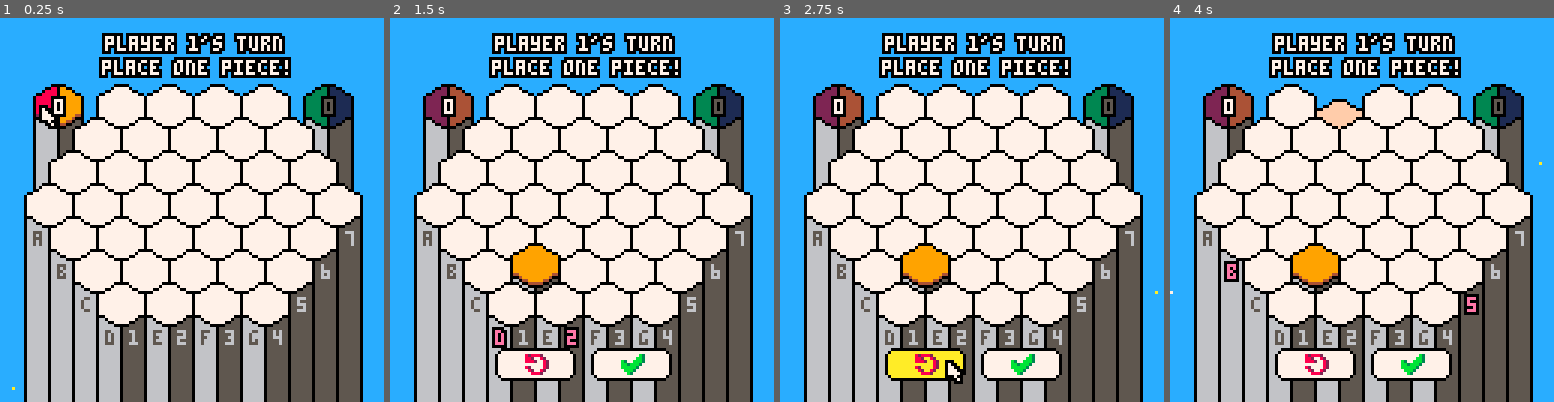
Above: before the commit, frames 1-4 (left to right).
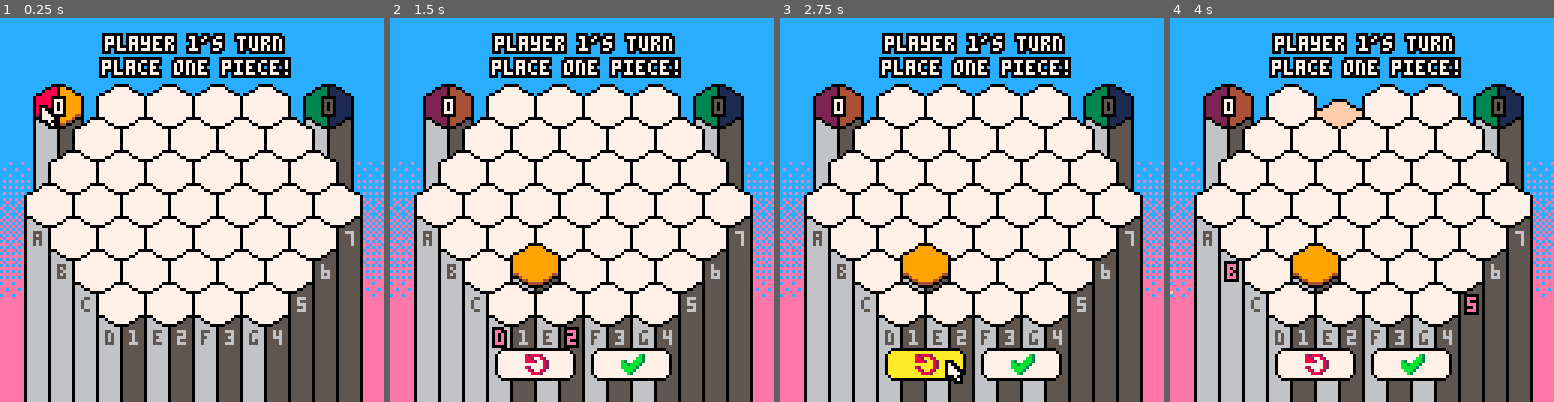
Above: after the commit, the same moments.

Repository: austin-m2/PICO-8-Carts
Game: PICO-8 cartridge bloom.p8
The game is run twice, just before and just after one commit, with the same random seed, the same clock (stepped at 60 frames per second) and the same inputs.
Inputs (mouse positions are in pixels of both pictures, inside the frame that each line leads up to):
- Up to frame 1 (0.25 s): no input
- Up to frame 2 (1.5 s): tap O (Z key) at 0.33, 0.7, 1.43 s; click (459, 121) at 0.67 s; tap X (X key) at 1.07 s; click (520, 267) at 1.22 s
- Up to frame 3 (2.75 s): click (975, 114) at 1.77 s; hold Left 1.97-2.37 s; tap X (X key) at 2.07, 2.4, 2.73 s; tap O (Z key) at 2.22 s; click (1037, 259) at 2.32 s; hold Down from 2.42 s (still down)
- Up to frame 4 (4 s): release Down at 2.82 s; click (1492, 106) at 2.87 s; hold Right 2.87-3.53 s; tap X (X key) at 3.07, 3.4, 3.73 s; tap O (Z key) at 3.1, 3.98 s; click (1254, 256) at 3.42 s; hold Up from 3.58 s (still down); click (1315, 102) at 3.97 s

The runs differ from the first frame. In frame 1, 5.4% of the frame differs, in the area x 0-100%, y 37-100%; in frame 2, 5.4%; in frame 3, 5.4%; in frame 4, 5.4%.

Commit message:
Update bloom.p8
Added psychedelic background and cleaned up a bit

Diff:
--- a/bloom.p8
+++ b/bloom.p8
@@ -214,7 +214,7 @@
 function _draw()
   screen_shake()
   --draw background
-	rectfill(0,0,127,127,12)
+  background_draw()
 
   draw_ps(particle_systems[1]) --draw starfield background
 
@@ -259,8 +259,115 @@
     end
   end
 
-  --print cpu usage
+  --print cpu
   --print(stat(1), 8, 8, 7)
+end
+
+function background_draw()
+  rectfill(0, 0, 127, 48, 12)
+  fillp(0b0001000001000000)
+  rectfill(0, 48, 127, 51, 0xec)
+
+  fillp(0b0001000001010000)
+  rectfill(0, 52, 127, 55, 0xec)
+
+  fillp(0b0001000001010000)
+  rectfill(0, 52, 127, 55, 0xec)
+
+  fillp(0b0101000001010000)
+  rectfill(0, 56, 127, 59, 0xec)
+
+  fillp(0b0101001001011000)
+  rectfill(0, 60, 127, 63, 0xec)
+
+  fillp(0b0101001001011010)
+  rectfill(0, 64, 127, 67, 0xec)
+
+  fillp(0b0101101001011010)
+  rectfill(0, 68, 127, 71, 0xec)
+
+  fillp(0b0101101101011110)
+  rectfill(0, 72, 127, 75, 0xec)
+
+  fillp(0b0101101101011111)
+  rectfill(0, 76, 127, 83, 0xec)
+
+  fillp(0b0101111101011111)
+  rectfill(0, 84, 127, 87, 0xec)
+
+  fillp(0b0111111111011111)
+  rectfill(0, 88, 127, 91, 0xec)
+
+  fillp(0b0111111111111111)
+  rectfill(0, 92, 127, 95, 0xec)
+
+  fillp()
+  rectfill(0, 96, 127, 127, 14)
+--[[
+  for y = 32, 127, 4 do
+    for x = 0, 10, 4 do
+        fillp(generate_random_fillp(flr(y / 4) - 32))
+        rectfill(x, y, x + 4, y + 4, 0xec)
+    end
+    for x = 118, 127, 4 do
+        fillp(generate_random_fillp(flr(y / 4) - 32))
+        rectfill(x, y, x + 4, y + 4, 0xec)
+    end
+  end
+]]
+--[[
+  fillp(generate_random_fillp(0))
+  rectfill(0, 119, 127, 127, 0xce)
+
+  fillp(generate_random_fillp(1))
+  rectfill(0, 111, 127, 119, 0xce)
+
+  fillp(generate_random_fillp(2))
+  rectfill(0, 103, 127, 111, 0xce)
+
+  fillp(generate_random_fillp(3))
+  rectfill(0, 95, 127, 103, 0xce)
+
+  fillp(generate_random_fillp(4))
+  rectfill(0, 87, 127, 95, 0xce)
+
+  fillp(generate_random_fillp(5))
+  rectfill(0, 79, 127, 87, 0xce)
+
+  fillp(generate_random_fillp(6))
+  rectfill(0, 71, 127, 79, 0xce)
+
+  fillp(generate_random_fillp(7))
+  rectfill(0, 63, 127, 71, 0xce)
+
+  fillp(generate_random_fillp(8))
+  rectfill(0, 55, 127, 63, 0xce)
+
+  fillp(generate_random_fillp(9))
+  rectfill(0, 47, 127, 55, 0xce)
+
+  fillp(generate_random_fillp(10))
+  rectfill(0, 39, 127, 47, 0xce)
+
+  fillp(generate_random_fillp(11))
+  rectfill(0, 31, 127, 39, 0xce)
+
+  fillp(generate_random_fillp(12))
+  rectfill(0, 23, 127, 31, 0xce)
+
+  fillp(generate_random_fillp(13))
+  rectfill(0, 15, 127, 23, 0xce)
+
+  fillp(generate_random_fillp(14))
+  rectfill(0, 7, 127, 15, 0xce)
+
+  fillp(generate_random_fillp(15))
+  rectfill(0, 0, 127, 7, 0xce)
+]]
+
+  fillp()
+
+  --rectfill(0,0,127,127,12)
 end
 
 function mouse_init()
@@ -732,7 +839,7 @@
       for piece in all(bloom) do
         make_sparks_ps(cells[board_coords_to_index(piece[1], piece[2])].x + 9, cells[board_coords_to_index(piece[1], piece[2])].y + 10, board[piece[1]][piece[2]])
         board[piece[1]][piece[2]] = 0
-        cells[board_coords_to_index(piece[1], piece[2])].y = cell_coords[board_coords_to_index(piece[1], piece[2])][2] + 20
+        cells[board_coords_to_index(piece[1], piece[2])].y = cell_coords[board_coords_to_index(piece[1], piece[2])][2] + 200
         p1score += 1
         offset += .1
       end
@@ -793,7 +900,7 @@
       for piece in all(bloom) do
         make_sparks_ps(cells[board_coords_to_index(piece[1], piece[2])].x + 9, cells[board_coords_to_index(piece[1], piece[2])].y + 10, board[piece[1]][piece[2]])
         board[piece[1]][piece[2]] = 0
-        cells[board_coords_to_index(piece[1], piece[2])].y = cell_coords[board_coords_to_index(piece[1], piece[2])][2] + 20
+        cells[board_coords_to_index(piece[1], piece[2])].y = cell_coords[board_coords_to_index(piece[1], piece[2])][2] + 200
         p2score += 1
         offset += .1
       end
@@ -1348,6 +1455,34 @@
   return (b - a) * (-2^(-10 * t) + 1 ) + a
 end
 
+--num is the number of bits to flip
+function generate_random_fillp(num)
+  result = 0
+  a = 15 - num
+  for i = 0, 15 do
+    if (rnd(a) < 1) result += (2 ^ i)
+  end
+  return result
+
+--[[
+  arr = {}
+  choices = {0,1,2,3,4,5,6,7,8,9,10,11,12,13,14,15}
+
+  for i = 1, num do
+    choice = flr(rnd(#choices)) + 1
+    add(arr, 2 ^ choices[choice])
+    del(choices, choices[choice])
+  end
+
+  result = 0
+  for value in all(arr) do
+   result += value
+  end
+
+  return result
+]]
+end
+
 -- particle system library -----------------------------------
 -- todo: lots of this stuff could be stripped out!!
 particle_systems = {}
@@ -1495,40 +1630,6 @@
   p.vy += params.fy
 end
 
-function affect_forcezone(p, params)
-  if (p.x>=params.zoneminx and p.x<=params.zonemaxx and p.y>=params.zoneminy and p.y<=params.zonemaxy) then
-    p.vx += params.fx
-    p.vy += params.fy
-  end
-end
-
-function affect_stopzone(p, params)
-  if (p.x>=params.zoneminx and p.x<=params.zonemaxx and p.y>=params.zoneminy and p.y<=params.zonemaxy) then
-    p.vx = 0
-    p.vy = 0
-  end
-end
-
-function affect_bouncezone(p, params)
-  if (p.x>=params.zoneminx and p.x<=params.zonemaxx and p.y>=params.zoneminy and p.y<=params.zonemaxy) then
-    p.vx = -p.vx*params.damping
-    p.vy = -p.vy*params.damping
-  end
-end
-
-function affect_attract(p, params)
-  if (abs(p.x-params.x)+abs(p.y-params.y)<params.mradius) then
-    p.vx += (p.x-params.x)*params.strength
-    p.vy += (p.y-params.y)*params.strength
-  end
-end
-
-function affect_orbit(p, params)
-  params.phase += params.speed
-  p.x += sin(params.phase)*params.xstrength
-  p.y += cos(params.phase)*params.ystrength
-end
-
 function draw_ps_fillcirc(ps, params)
   for p in all(ps.particles) do
     c = flr(p.phase*count(params.colors))+1
@@ -1542,40 +1643,6 @@
     c = flr(p.phase*count(params.colors))+1
     pset(p.x,p.y,params.colors[c])
   end
-end
-
-function draw_ps_streak(ps, params)
-  for p in all(ps.particles) do
-    c = flr(p.phase*count(params.colors))+1
-    line(p.x,p.y,p.x-p.vx,p.y-p.vy,params.colors[c])
-  end
-end
-
-function draw_ps_animspr(ps, params)
-  params.currframe += params.speed
-  if (params.currframe>count(params.frames)) then
-    params.currframe = 1
-  end
-  for p in all(ps.particles) do
-    pal(7,params.colors[flr(p.endsize)])
-    spr(params.frames[flr(params.currframe+p.startsize)%count(params.frames)],p.x,p.y)
-  end
-  pal()
-end
-
-function draw_ps_agespr(ps, params)
-  for p in all(ps.particles) do
-    local f = flr(p.phase*count(params.frames))+1
-    spr(params.frames[f],p.x,p.y)
-  end
-end
-
-function draw_ps_rndspr(ps, params)
-  for p in all(ps.particles) do
-    pal(7,params.colors[flr(p.endsize)])
-    spr(params.frames[flr(p.startsize)],p.x,p.y)
-  end
-  pal()
 end
 
 function make_sparks_ps(ex,ey, col)
@@ -1631,49 +1698,11 @@
    add(ps.drawfuncs,
        {
            drawfunc = draw_ps_pixel,
-           params = { colors = {10,7,10,7,10,10,7,10,7,10,10,7,10,10} }
+           params = { colors = {14,15,14,14,14,14,14,14,15,14,14,15,14,14} }
            --params = { colors = {7,6,7,6,7,6,6,7,6,7,7,6,6,7} }
        }
    )
 end
-
-inverses_dark = {
-	6,
-	9,
-	13,
-	9,
-	13,
-	13,
-	2,
-	0,
-	13,
-	1,
-	1,
-	9,
-	2,
-	2,
-	4,
-	1
-}
-
-inverses = {
-	{0,7},
-	{1,15},
-	{2,12},
-	{3,14},
-	{4,12},
-	{5,6},
-	{6,5},
-	{7,0},
-	{8,12},
-	{9,1},
-	{10,1},
-	{11,14},
-	{12,4},
-	{13,5},
-	{14,3},
-	{15,1}
-}
 
 __gfx__
 0000000070000000000000000000000006000000fffff99999fffffffffff88888fffffffffffbbbbbfffffffffffdddddffffff000008800000099000000000
